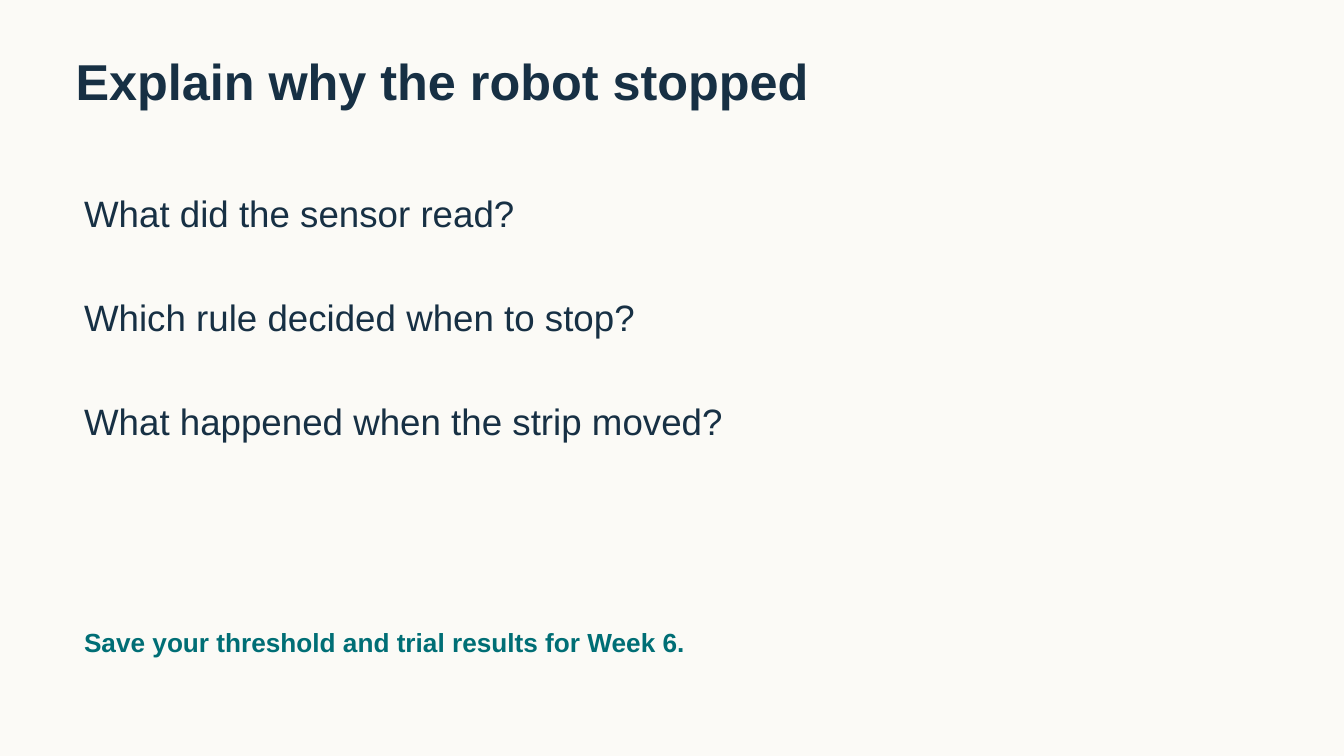
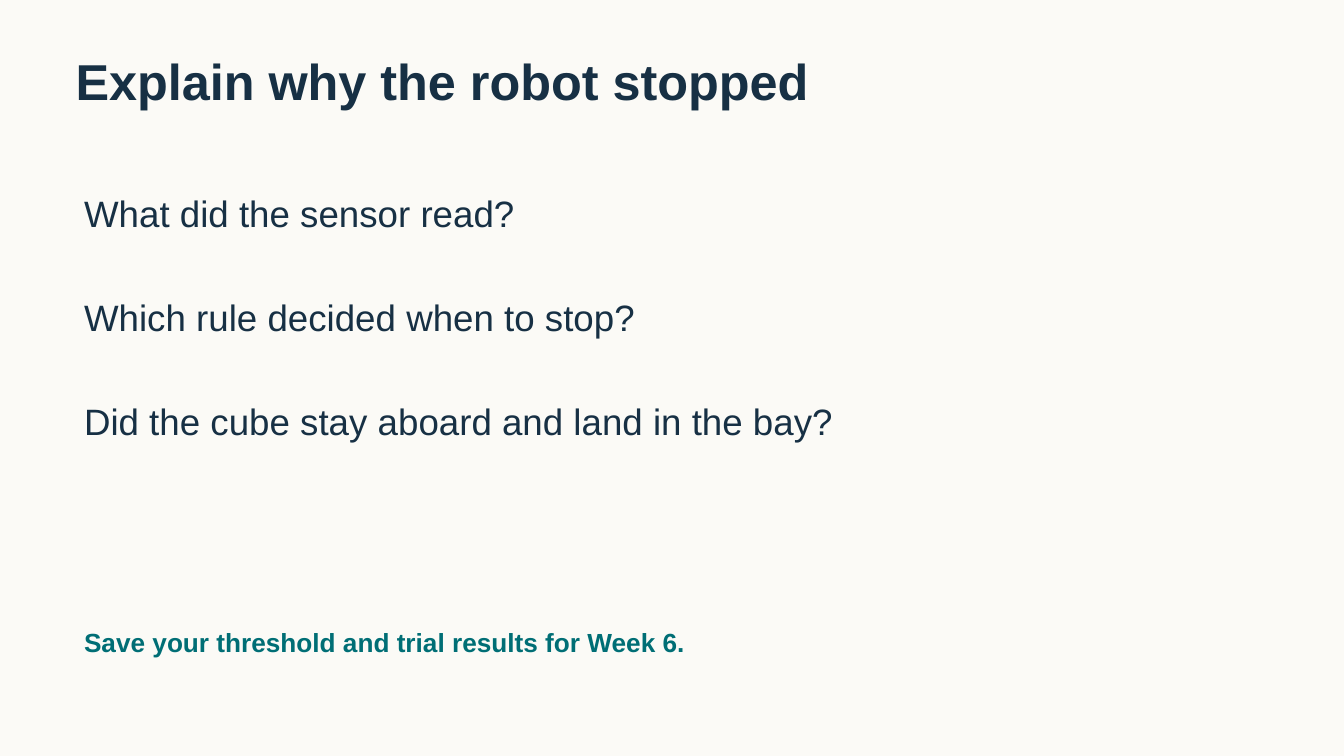
Before and after one commit to FRC999/YMCA-SPIKE-education, a slide deck: slide 6 of 03_Presentations/W05_marker.pptx. Drawn at 1344x756 pixels with LibreOffice and Linux fonts; fonts in the diff are those of the drawing. Boxes give left, top, right and bottom in pixels: in the first picture for what was removed or moved away, otherwise in the second. Text is boxed around its words. In the diff, an @@ line names an element or a change of style, - is before the commit and + after.

```diff
--- a/03_Presentations/W05_marker.pptx
+++ b/03_Presentations/W05_marker.pptx
@@ text at (84,408,833,443): text changed @@
-What happened when the strip moved?
+Did the cube stay aboard and land in the bay?
```
Also in this commit, not shown: 2 other slides changed, 1 slide added, 1 slide removed, 34 other files.
